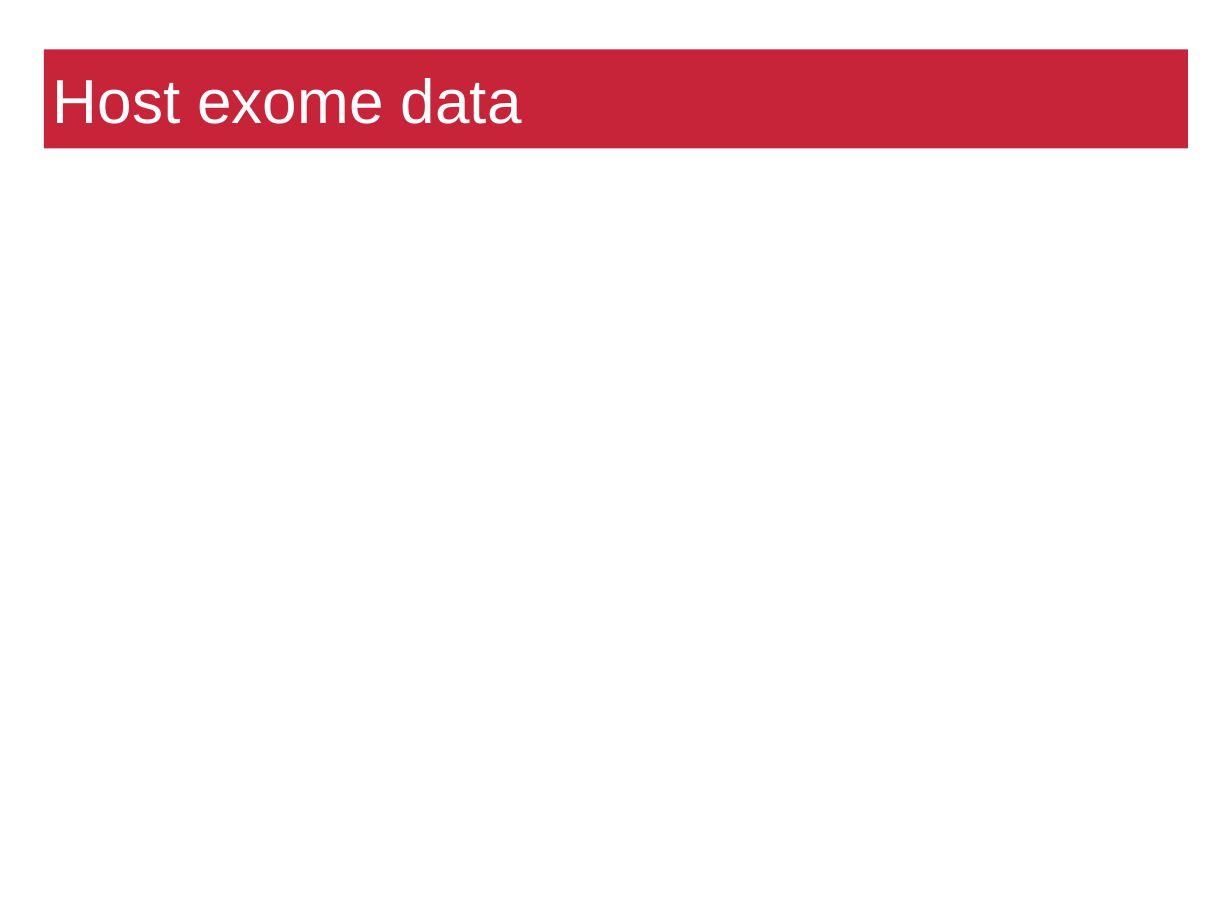
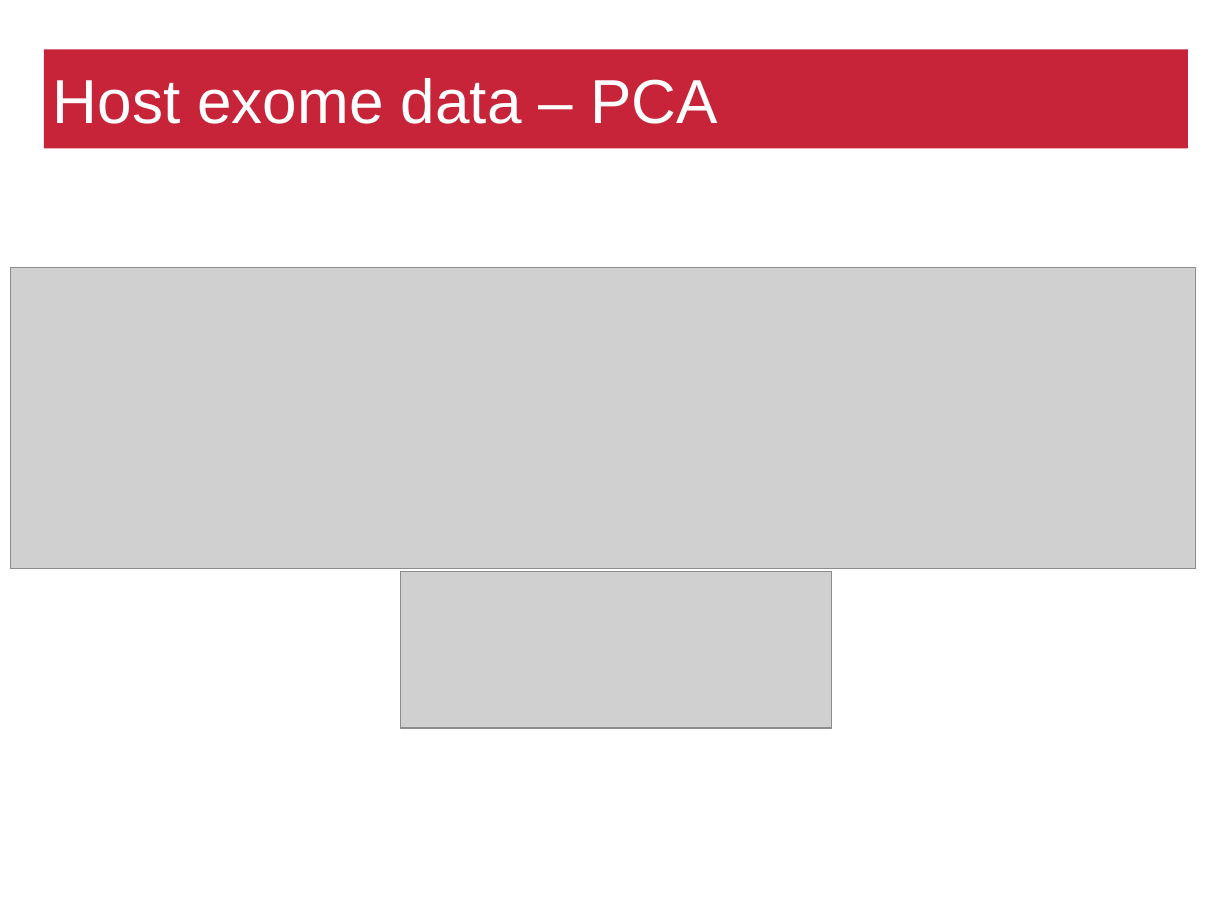
Before and after one commit to matthiaszeller/HBV, a slide deck: slide 14 of Presentation.odp (slide 17 before the commit). Drawn at 1232x924 pixels with LibreOffice and Linux fonts; fonts in the diff are those of the drawing; grey boxes stand for pictures; background and template pictures are left out. Boxes give left, top, right and bottom in pixels: in the first picture for what was removed or moved away, otherwise in the second. Text is boxed around its words. In the diff, an @@ line names an element or a change of style, - is before the commit and + after.

```diff
--- a/Presentation.odp
+++ b/Presentation.odp
@@ title at (53, 78, 718, 124): text changed @@
-Host exome data
+Host exome data – PCA
@@ picture added at (10, 267, 1196, 569) @@
@@ picture added at (400, 571, 832, 728) @@
```
Also in this commit, not shown: 8 other slides changed, 9 slides added, 2 slides removed.
